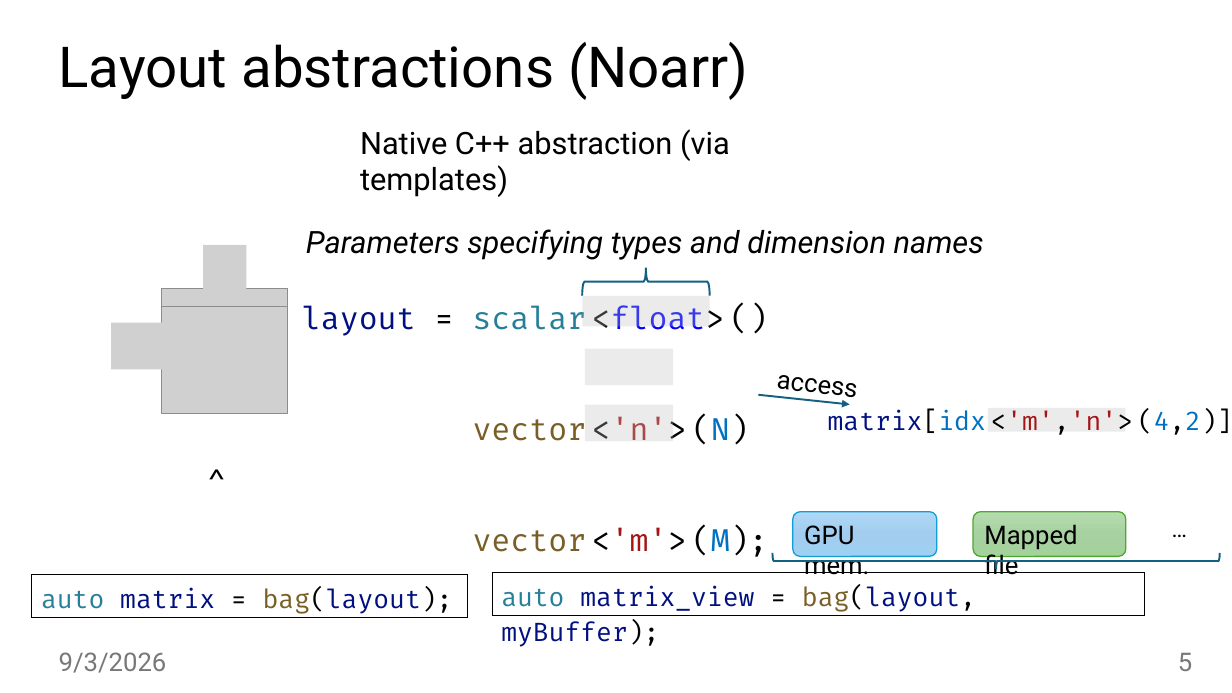
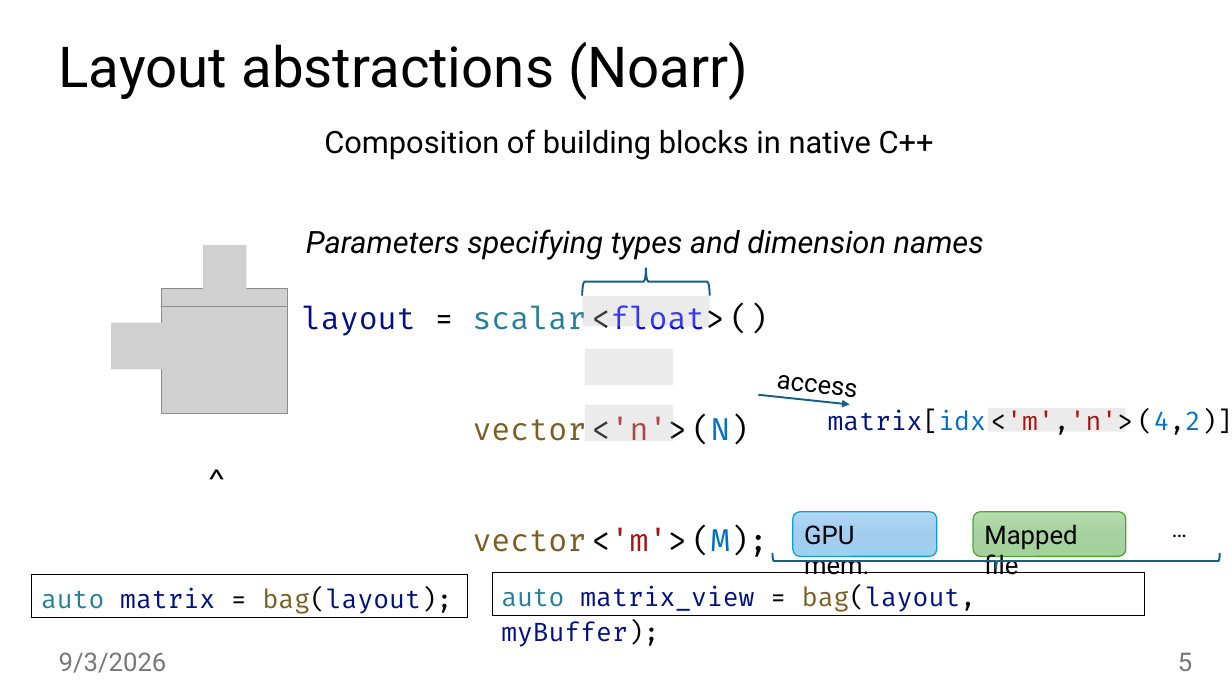
Before and after one commit to jiriklepl/phd-thesis, a slide deck: slide 5 of slides/Optimizing Memory Layouts and Traversal Orders in High-Performance Computing.pptx. Drawn at 1232x693 pixels with LibreOffice and Linux fonts; fonts in the diff are those of the drawing; grey boxes stand for pictures; background and template pictures are left out. Boxes give left, top, right and bottom in pixels: in the first picture for what was removed or moved away, otherwise in the second. Text is boxed around its words. In the diff, an @@ line names an element or a change of style, - is before the commit and + after.

```diff
--- a/slides/Optimizing Memory Layouts and Traversal Orders in High-Performance Computing.pptx
+++ b/slides/Optimizing Memory Layouts and Traversal Orders in High-Performance Computing.pptx
@@ text at <box>324,129,934,160</box>: text changed @@
-Native C++ abstraction (via templates)
+Composition of building blocks in native C++
```
Also in this commit, not shown: 4 other slides changed.
